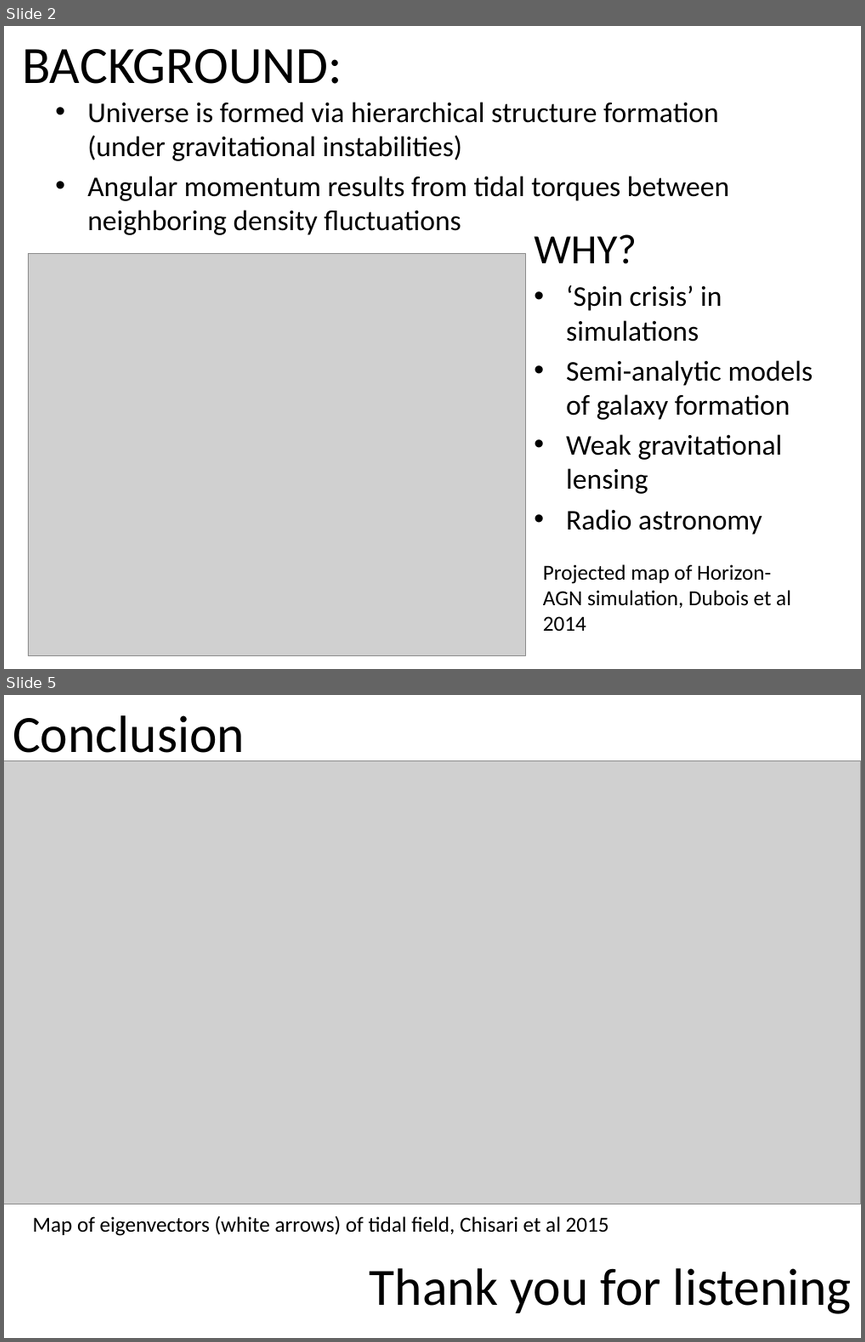
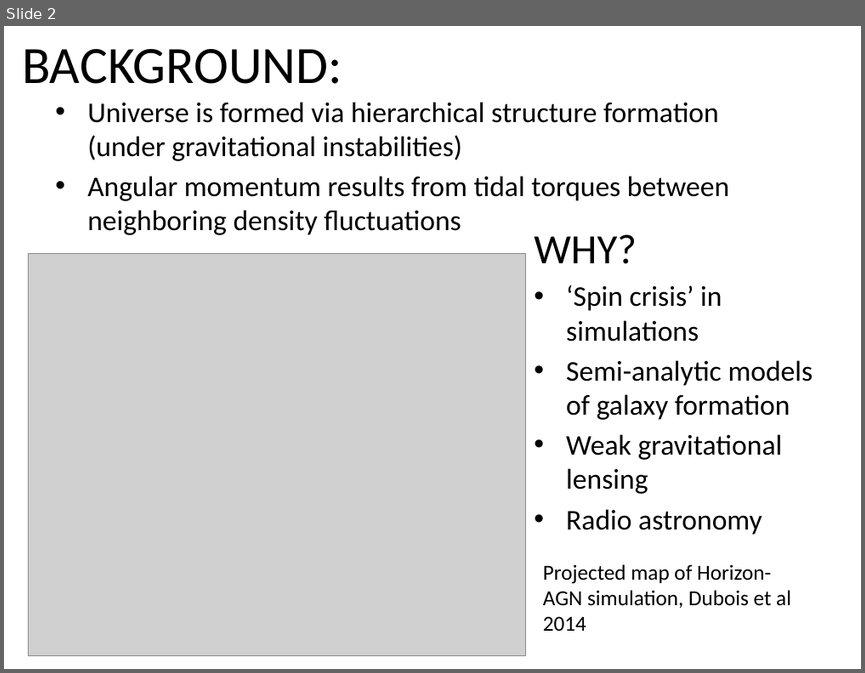
Before and after one commit to emilyhackett/icrar_report, a slide deck: PresentationSlides.pptx. Shown one above the other, each under a label of ours: slides 2 and 5 before the commit, slide 2 after it; the slides between them are not shown. The pictures are 865x1342 and 865x673 pixels, drawn with LibreOffice and Linux fonts; fonts in the diff are those of the drawing; grey boxes stand for pictures. Boxes give left, top, right and bottom in pixels: in the first picture for what was removed or moved away, otherwise in the second. Text is boxed around its words. In the diff, an @@ line names an element or a change of style, - is before the commit and + after.

```diff
--- a/PresentationSlides.pptx
+++ b/PresentationSlides.pptx
@@ slide 5 removed at [4, 695, 861, 1338], background #FFFFFF @@
@@ title removed at [12, 715, 245, 765] @@
-Conclusion
@@ picture removed at [4, 761, 861, 1204] @@
@@ text removed at [33, 1215, 609, 1236] @@
-Map of eigenvectors (white arrows) of tidal field, Chisari et al 2015
@@ text removed at [370, 1268, 851, 1314] @@
-Thank you for listening
```
Also in this commit, not shown: 2 slides changed, 1 slide added, 3 other files.
